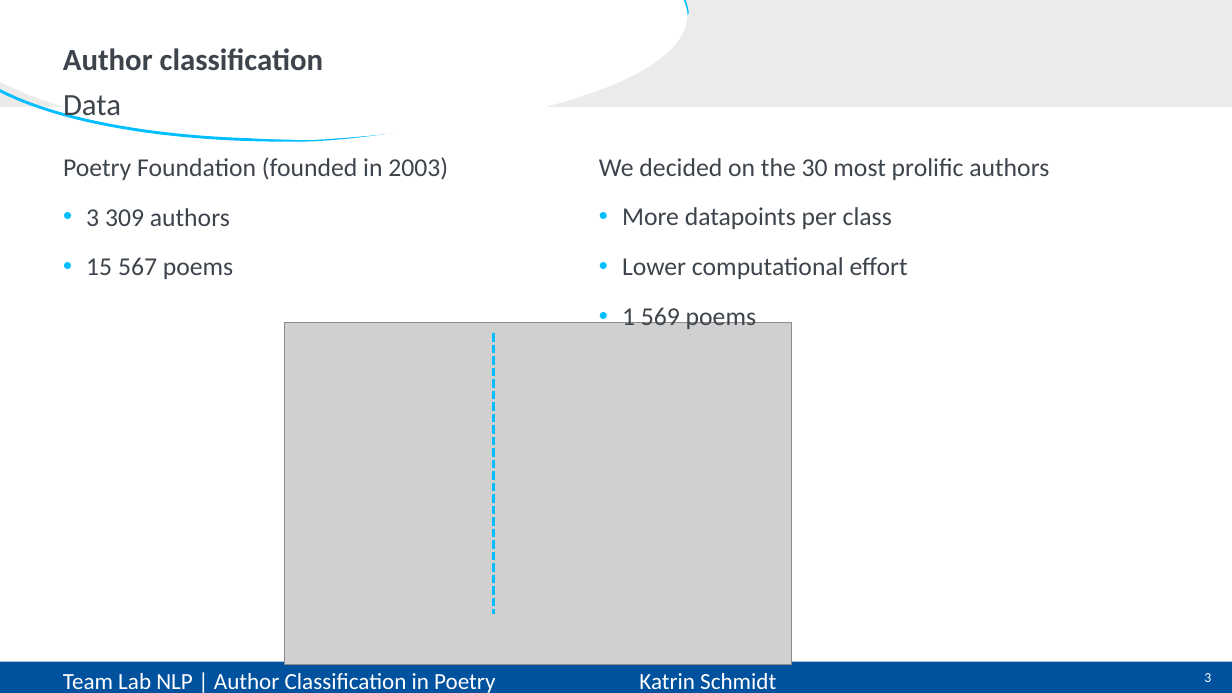
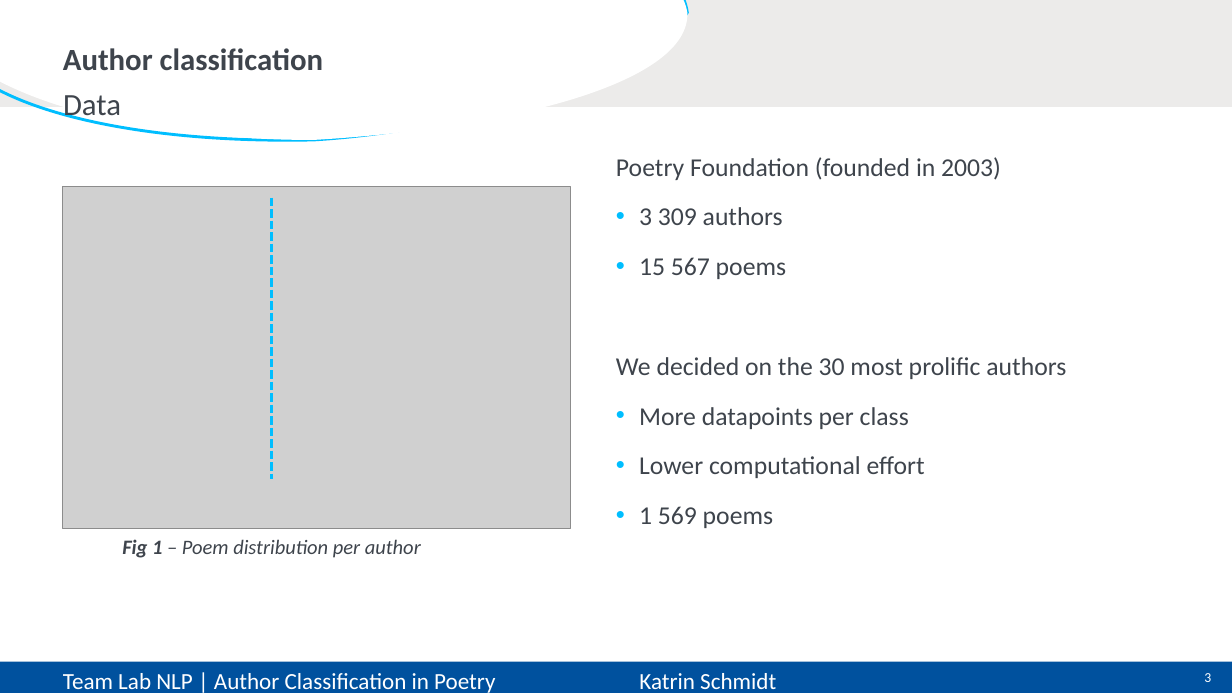
Before and after one commit to CarlottaQuensel/Author_Classification-Team_Lab, a slide deck: slide 3 of reports/TeamLab-presentation.pptx. Drawn at 1232x693 pixels with LibreOffice and Linux fonts; fonts in the diff are those of the drawing; grey boxes stand for pictures. Boxes give left, top, right and bottom in pixels: in the first picture for what was removed or moved away, otherwise in the second. Text is boxed around its words. In the diff, an @@ line names an element or a change of style, - is before the commit and + after.

```diff
--- a/reports/TeamLab-presentation.pptx
+++ b/reports/TeamLab-presentation.pptx
@@ text "Poetry Foundation (founded in 2003)": place and size @@
-text "Poetry Foundation (founded in 2003)" at bbox=[599, 158, 1049, 331]
+text "Poetry Foundation (founded in 2003)" at bbox=[616, 157, 1066, 528]
@@ text removed at bbox=[63, 157, 448, 279] @@
-Poetry Foundation (founded in 2003)
-• 3 309 authors
-• 15 567 poems
@@ text at bbox=[616, 157, 1001, 279]: paragraphs added @@
+Poetry Foundation (founded in 2003)
+• 3 309 authors
+• 15 567 poems
@@ picture: place and size @@
-picture at bbox=[285, 323, 792, 665]
+picture at bbox=[63, 187, 570, 529]
@@ line moved from (494, 334) - (494, 615) to (272, 198) - (272, 479) @@
@@ text added at bbox=[122, 539, 421, 558], 16 pt, text #3E444C, italic @@
+Fig 1 – Poem distribution per author
```
Also in this commit, not shown: 6 other slides changed, 1 slide added, 1 slide removed, 4 other files.
